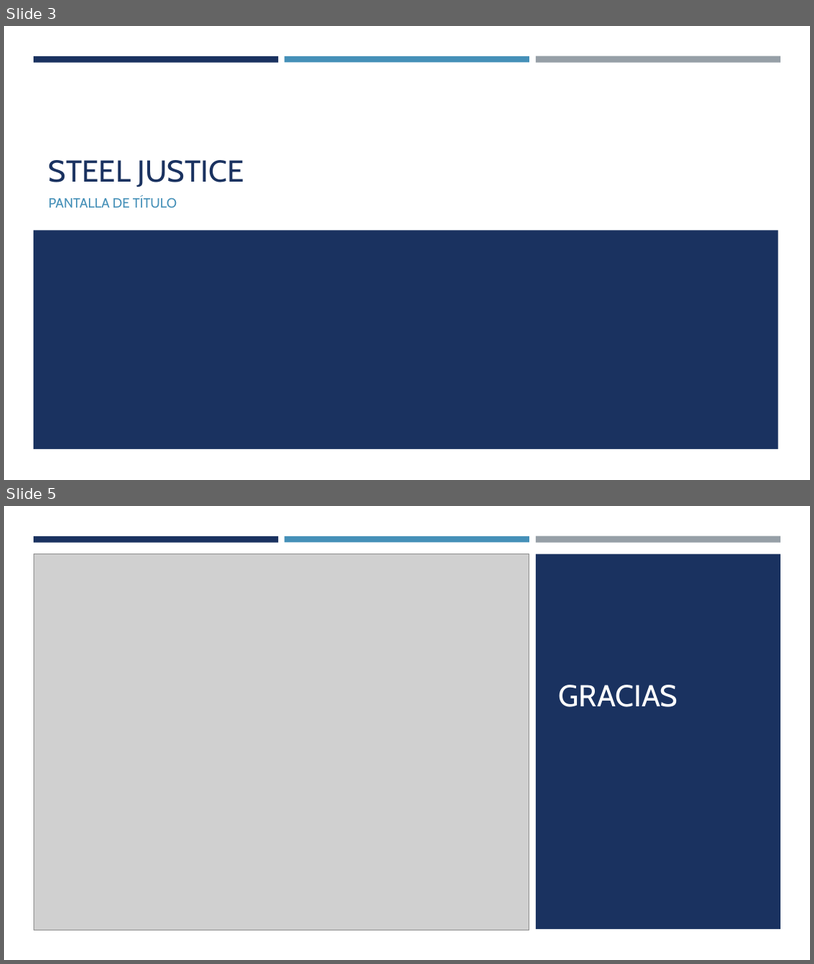
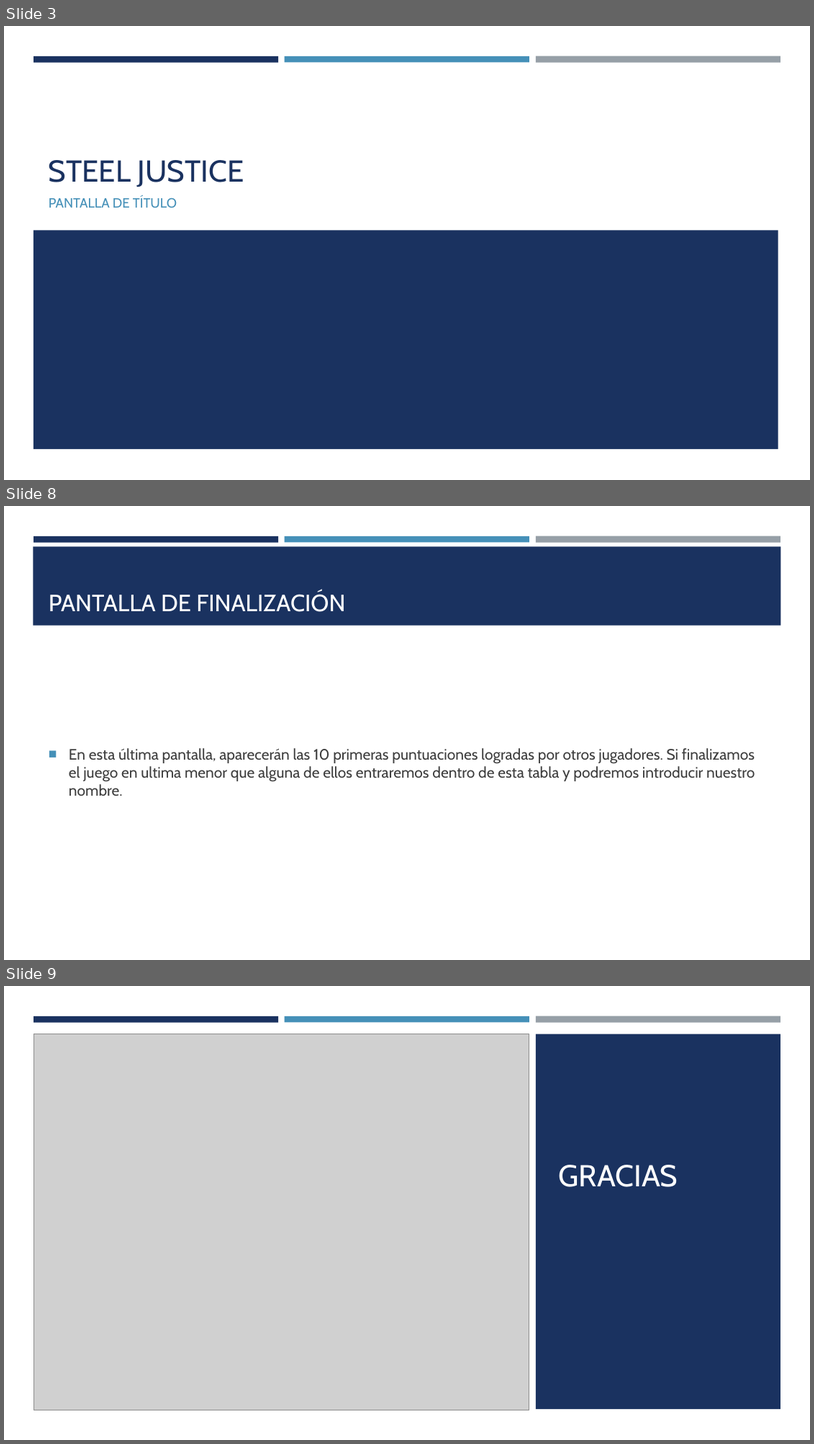
Before and after one commit to SaulRC1/Programacion-de-Juegos, a slide deck: Practicas/Practica 1 - Documentacion/Presentacion Practica 1.pptx. Shown one above the other, each under a label of ours: slides 3 and 5 before the commit, slides 3, 8 and 9 after it; the slides between them are not shown. The pictures are 814x964 and 814x1444 pixels, drawn with LibreOffice and Linux fonts; fonts in the diff are those of the drawing; grey boxes stand for pictures. Boxes give left, top, right and bottom in pixels: in the first picture for what was removed or moved away, otherwise in the second. Text is boxed around its words. In the diff, an @@ line names an element or a change of style, - is before the commit and + after.

```diff
--- a/Practicas/Practica 1 - Documentacion/Presentacion Practica 1.pptx
+++ b/Practicas/Practica 1 - Documentacion/Presentacion Practica 1.pptx
@@ slide 8 added at (4,506,810,960), background #FFFFFF; not listed: 3 template elements that a slide beside it also shows @@
@@ rectangle added at (33,546,782,626), fill #1A3260 @@
@@ title added at (49,592,345,612), 28 pt, text #FFFFFF @@
+PANTALLA DE FINALIZACIÓN
@@ text added at (69,748,755,795), 18 pt, text #3D3D3D @@
+■ En esta última pantalla, aparecerán las 10 primeras puntuaciones logradas por otros jugadores. Si finalizamos el juego en ultima menor que alguna de ellos entraremos dentro de esta tabla y podremos introducir nuestro nombre.
@@ what was slide 5 is now slide 9 @@
```
Also in this commit, not shown: 1 slide changed, 3 other slides added.
